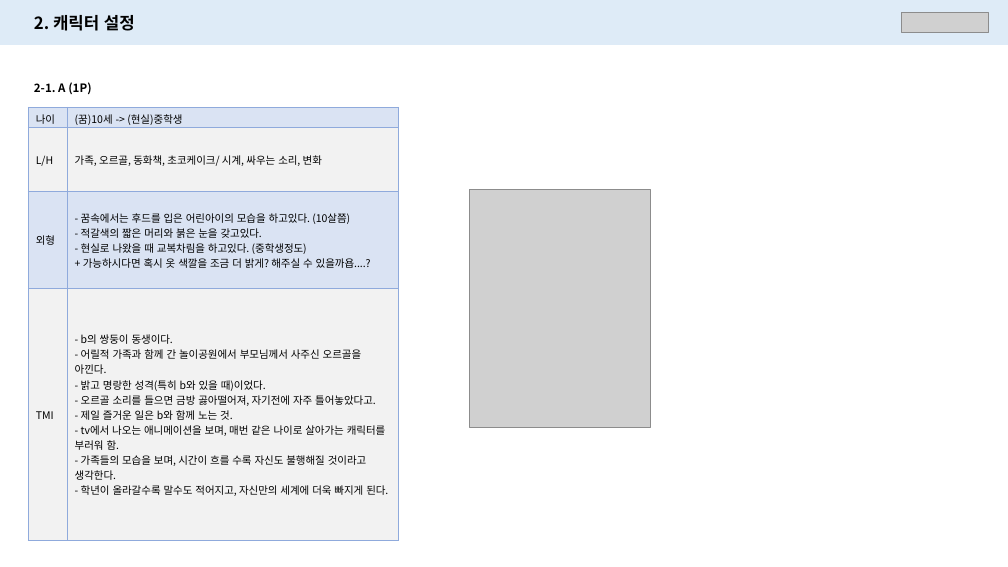
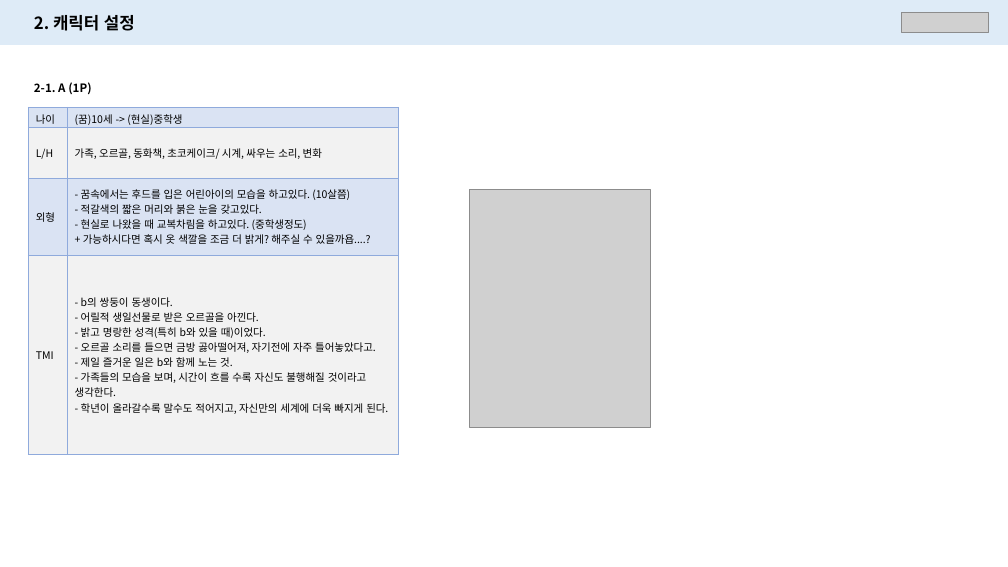
Before and after one commit to PerfectEgg/-Receivers, a slide deck: slide 7 of Doc/Story/캐릭터 설정_v1.02.pptx. Drawn at 1008x567 pixels with LibreOffice and Linux fonts; fonts in the diff are those of the drawing; grey boxes stand for pictures. Boxes give left, top, right and bottom in pixels: in the first picture for what was removed or moved away, otherwise in the second. Text is boxed around its words. In the diff, an @@ line names an element or a change of style, - is before the commit and + after.

Commit message:
[송나름]
# 캐릭터 설정
- version : 2024.01.27

```diff
--- a/Doc/Story/캐릭터 설정_v1.02.pptx
+++ b/Doc/Story/캐릭터 설정_v1.02.pptx
@@ table at box(28, 107, 398, 454) @@
-row 4, column 2: - b의 쌍둥이 동생이다. / - 어릴적 가족과 함께 간 놀이공원에서 부모님께서 사주신 오르골을 아낀다. / - 밝고 명랑한 성격(특히 b와 있을 때)이었다. / - 오르골 소리를 들으면 금방 곯아떨어져, 자기전에 자주 틀어놓았다고. / - 제일 즐거운 일은 b와 함께 노는 것. / - tv에서 나오는 애니메이션을 보며, 매번 같은 나이로 살아가는 캐릭터를 부러워 함. / - 가족들의 모습을 보며, 시간이 흐를 수록 자신도 불행해질 것이라고 생각한다. / - 학년이 올라갈수록 말수도 적어지고, 자신만의 세계에 더욱 빠지게 된다.
+row 4, column 2: - b의 쌍둥이 동생이다. / - 어릴적 생일선물로 받은 오르골을 아낀다. / - 밝고 명랑한 성격(특히 b와 있을 때)이었다. / - 오르골 소리를 들으면 금방 곯아떨어져, 자기전에 자주 틀어놓았다고. / - 제일 즐거운 일은 b와 함께 노는 것. / - 가족들의 모습을 보며, 시간이 흐를 수록 자신도 불행해질 것이라고 생각한다. / - 학년이 올라갈수록 말수도 적어지고, 자신만의 세계에 더욱 빠지게 된다.
```
Also in this commit, not shown: 5 other slides changed, 6 slides added.
